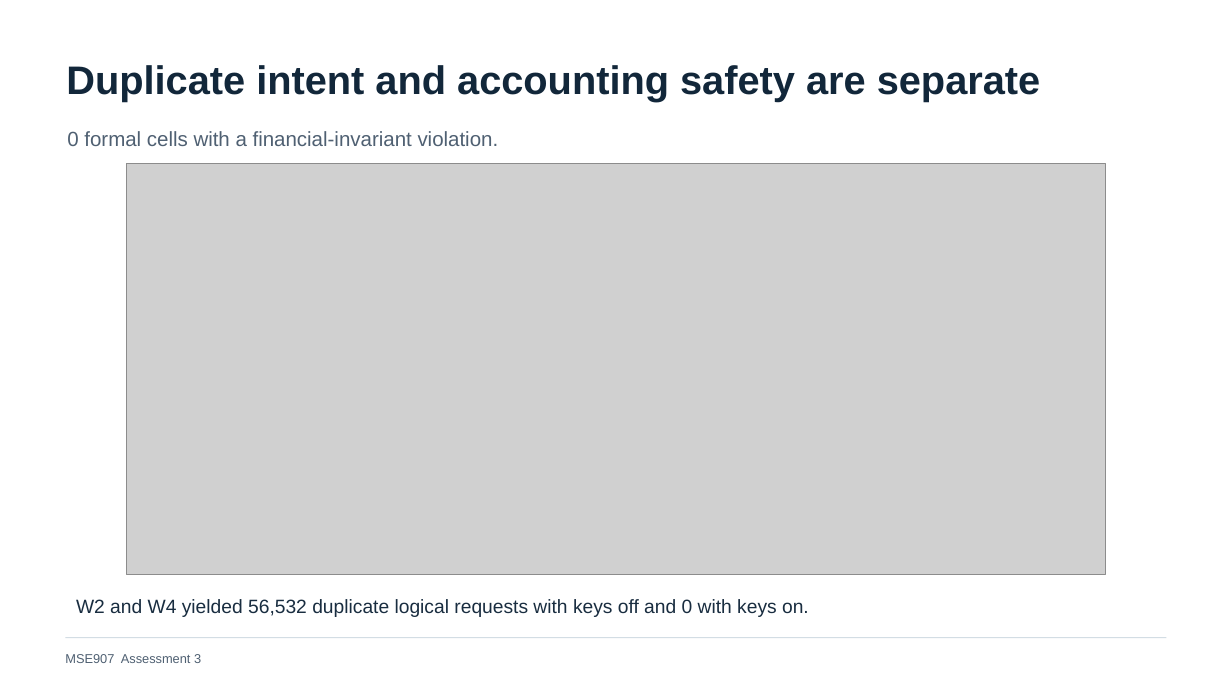
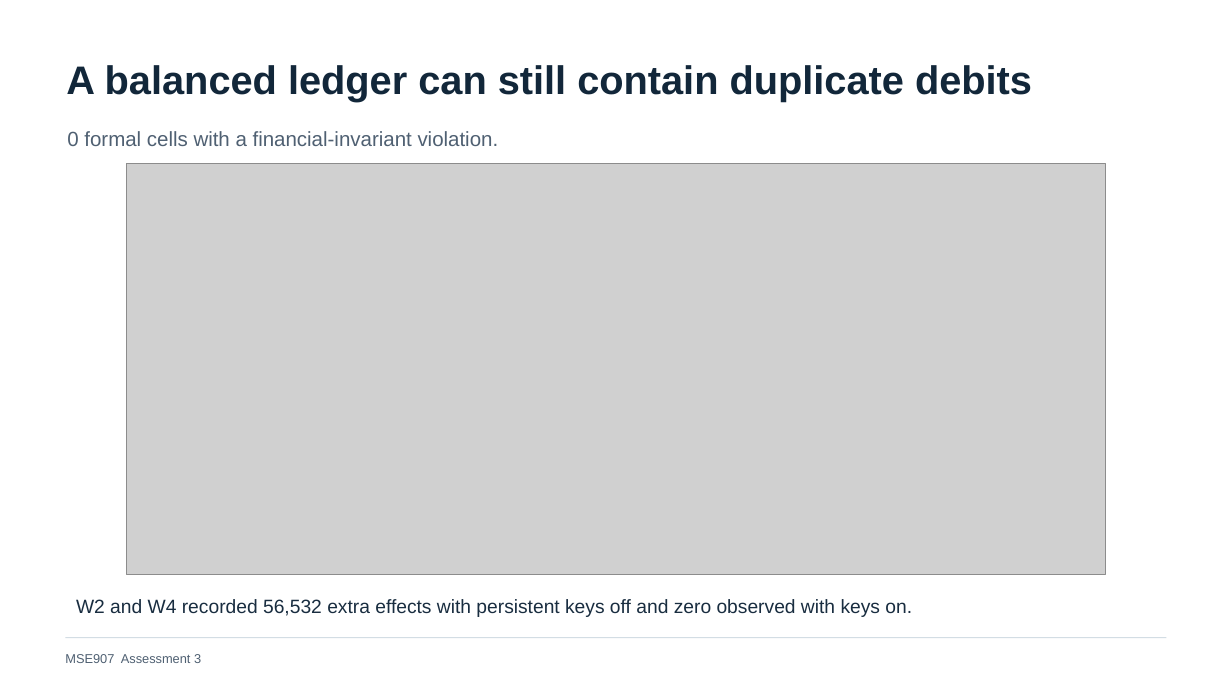
Before and after one commit to miku-wwl/capstone, a slide deck: slide 11 of docs/week04/Day06/Assessment3_Final_Presentation_EN.pptx. Drawn at 1232x693 pixels with LibreOffice and Linux fonts; fonts in the diff are those of the drawing; grey boxes stand for pictures. Boxes give left, top, right and bottom in pixels: in the first picture for what was removed or moved away, otherwise in the second. Text is boxed around its words. In the diff, an @@ line names an element or a change of style, - is before the commit and + after.

```diff
--- a/docs/week04/Day06/Assessment3_Final_Presentation_EN.pptx
+++ b/docs/week04/Day06/Assessment3_Final_Presentation_EN.pptx
@@ text at (66,65,1032,102): text changed @@
-Duplicate intent and accounting safety are separate
+A balanced ledger can still contain duplicate debits
@@ text at (76,599,912,617): text changed @@
-W2 and W4 yielded 56,532 duplicate logical requests with keys off and 0 with keys on.
+W2 and W4 recorded 56,532 extra effects with persistent keys off and zero observed with keys on.
```
Also in this commit, not shown: 9 other slides changed, 12 other files.
